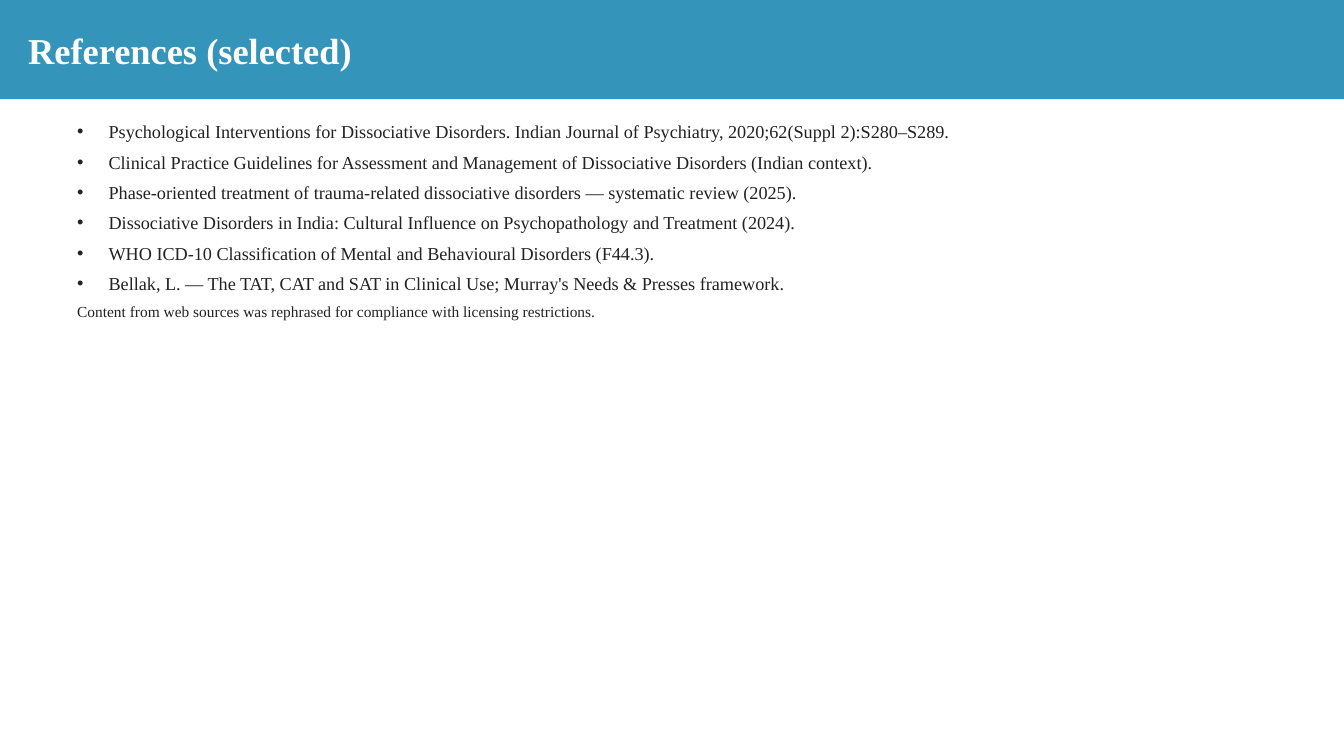
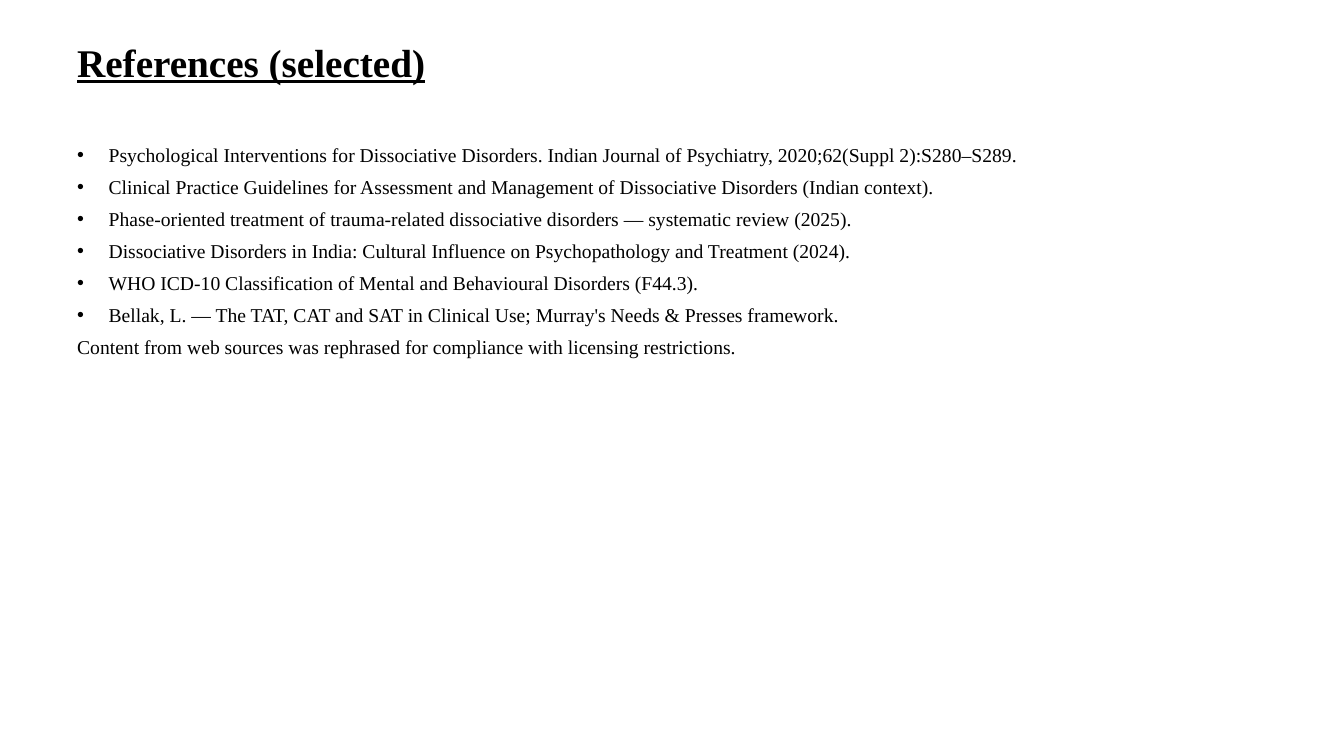
Before and after one commit to tejasdangodra786-byte/Dango-kiro, a slide deck: slide 33 of Mamta_Saini_Case_Conference.pptx. Drawn at 1344x756 pixels with LibreOffice and Linux fonts; fonts in the diff are those of the drawing. Boxes give left, top, right and bottom in pixels: in the first picture for what was removed or moved away, otherwise in the second. Text is boxed around its words. In the diff, an @@ line names an element or a change of style, - is before the commit and + after.

Commit message:
Reformat case-conference PPT: white bg, TNR headings 28pt bold underlined, sub-headings 20pt, content 14pt, all black

```diff
--- a/Mamta_Saini_Case_Conference.pptx
+++ b/Mamta_Saini_Case_Conference.pptx
@@ text "References (selected)": place and size @@
-text "References (selected)" at <box>0,0,1344,99</box>
+text "References (selected)" at <box>77,49,425,84</box>
@@ text "References (selected)" at <box>77,49,425,84</box>: size 26 to 28 pt, text colour #FFFFFF to #000000, underline on; vertical alignment middle to top; fill #3494BA to none @@
@@ text "Psychological Interventions for Dissociative Disorders. ...": place and size @@
-text "Psychological Interventions for Dissociative Disorders. ..." at <box>77,125,949,321</box>
+text "Psychological Interventions for Dissociative Disorders. ..." at <box>77,148,1016,359</box>
@@ text "Psychological Interventions for Dissociative Disorders. ..." at <box>77,148,1016,359</box>: size 13 to 14 pt in "Psychological Interventions for Dissociative Disorders. Indi ...", "Clinical Practice Guidelines for Assessment and Management ...", "Phase-oriented treatment of trauma-related dissociative diso ...", "Dissociative Disorders in India: Cultural Influence on ..." and 2 more places; text colour #222222 to #000000; size 11 to 14 pt in "Content from web sources was rephrased for ..." @@
```
Also in this commit, not shown: 33 other slides changed.
